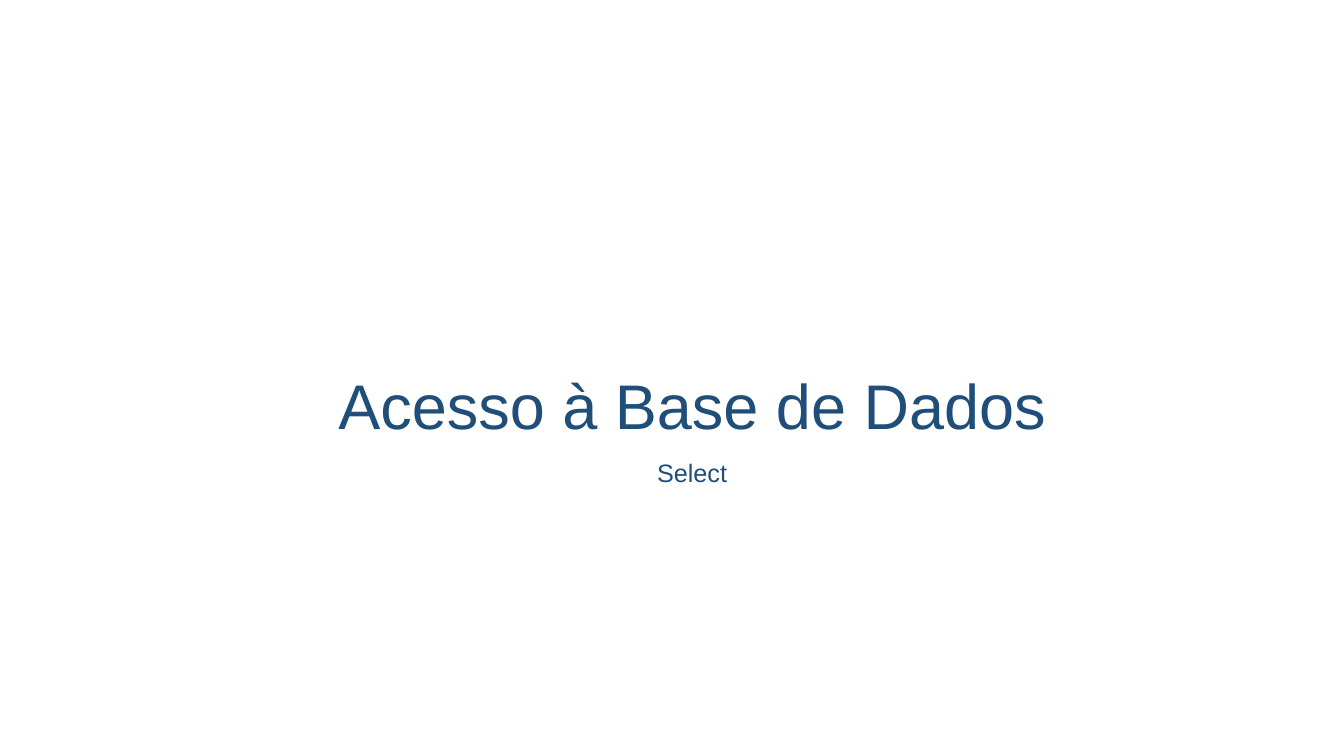
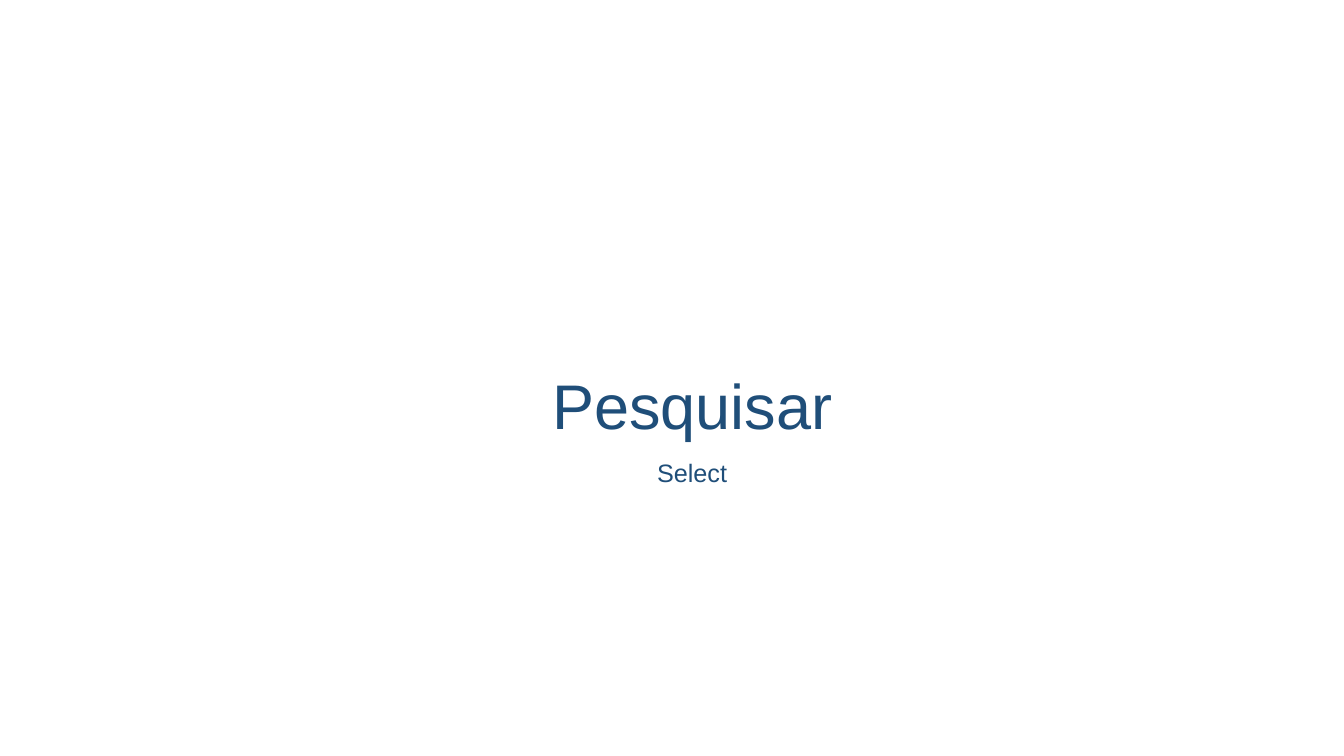
Before and after one commit to profpedrosenac/T14_Logica, a slide deck: slide 17 of t14_php/CRUD/_doc/Aula_PHP.pptx. Drawn at 1344x756 pixels with LibreOffice and Linux fonts; fonts in the diff are those of the drawing; background and template pictures are left out. Boxes give left, top, right and bottom in pixels: in the first picture for what was removed or moved away, otherwise in the second. Text is boxed around its words. In the diff, an @@ line names an element or a change of style, - is before the commit and + after.

```diff
--- a/t14_php/CRUD/_doc/Aula_PHP.pptx
+++ b/t14_php/CRUD/_doc/Aula_PHP.pptx
@@ title at box(552, 383, 832, 441): text changed @@
-Acesso à Base de Dados
+Pesquisar
```
Also in this commit, not shown: 3 other slides changed, 3 slides added, 7 other files.
